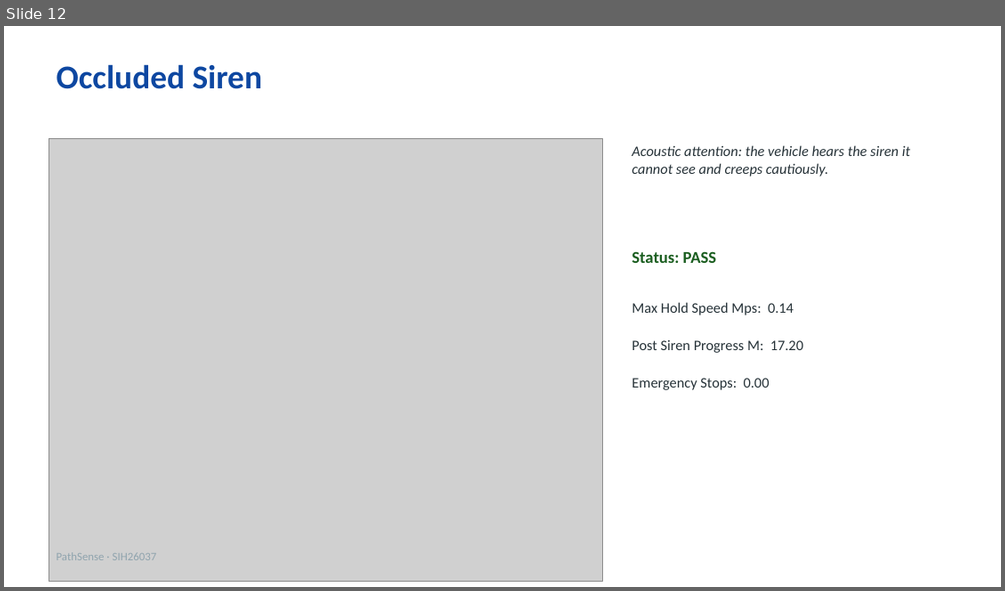
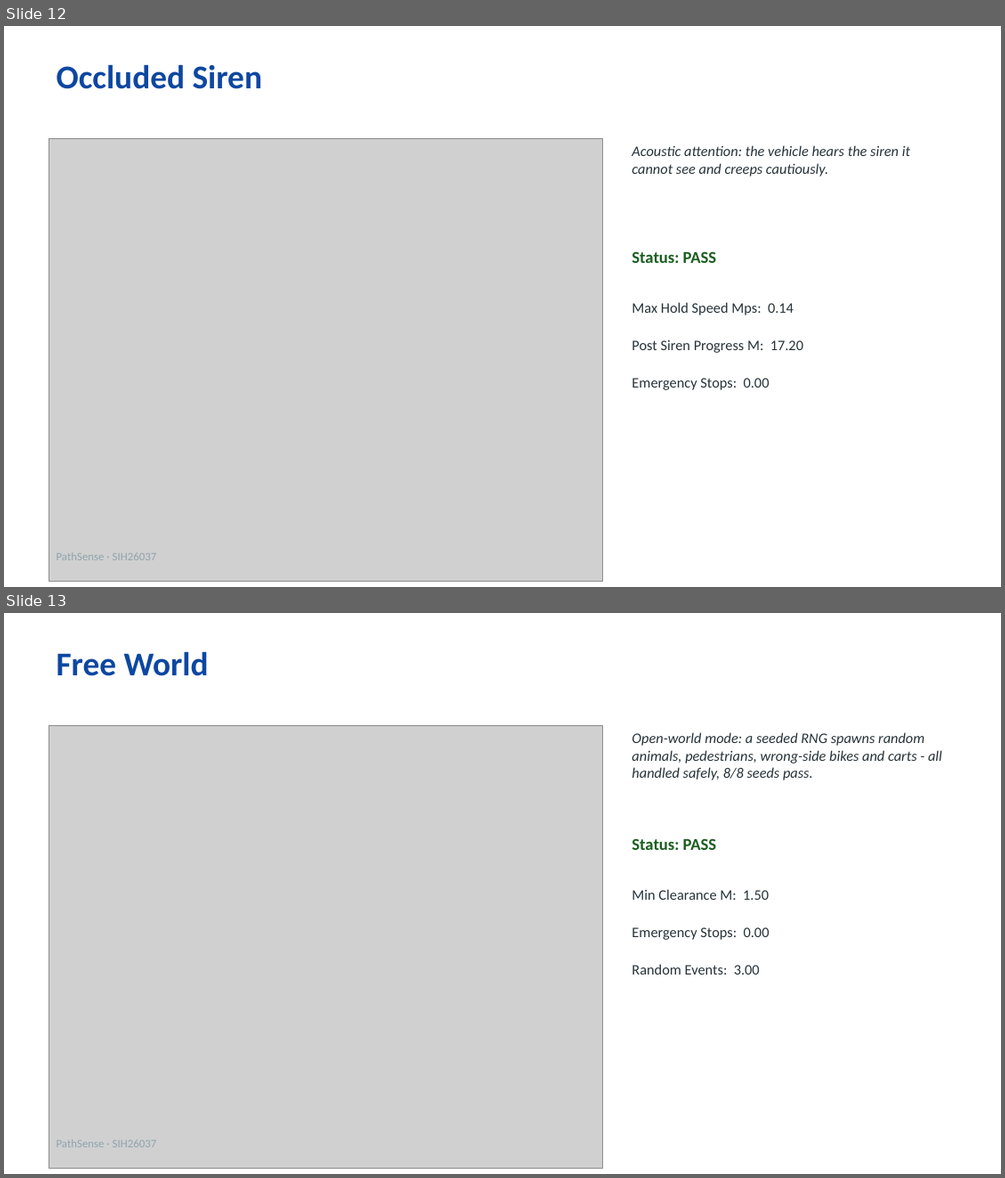
Before and after one commit to lemuel-fernandes/marg.ai, a slide deck: pathsense_ppt.pptx. Shown one above the other, each under a label of ours: slide 12 before the commit, slides 12 and 13 after it. The pictures are 1005x591 and 1005x1178 pixels, drawn with LibreOffice and Linux fonts; fonts in the diff are those of the drawing; grey boxes stand for pictures. Boxes give left, top, right and bottom in pixels: in the first picture for what was removed or moved away, otherwise in the second. Text is boxed around its words. In the diff, an @@ line names an element or a change of style, - is before the commit and + after.

Commit message:
free world

```diff
--- a/pathsense_ppt.pptx
+++ b/pathsense_ppt.pptx
@@ slide 13 added at (4,613,1001,1174), background #FFFFFF @@
@@ text added at (57,651,209,676), 32 pt, text #0D47A1, bold @@
+Free World
@@ picture added at (48,725,602,1167) @@
@@ text added at (631,732,942,780), 14 pt, text #263238, italic @@
+Open-world mode: a seeded RNG spawns random animals, pedestrians, wrong-side bikes and carts - all handled safely, 8/8 seeds pass.
@@ text added at (631,838,716,850), 16 pt, text #1B5E20, bold @@
+Status: PASS
@@ text added at (631,889,769,900), 14 pt, text #263238 @@
+Min Clearance M: 1.50
@@ text added at (631,927,769,940), 14 pt, text #263238 @@
+Emergency Stops: 0.00
@@ text added at (631,964,760,974), 14 pt, text #263238 @@
+Random Events: 3.00
@@ text added at (57,1139,157,1147), 11 pt, text #90A4AE @@
+PathSense · SIH26037
```
Also in this commit, not shown: 2 slides changed, 11 other files.
